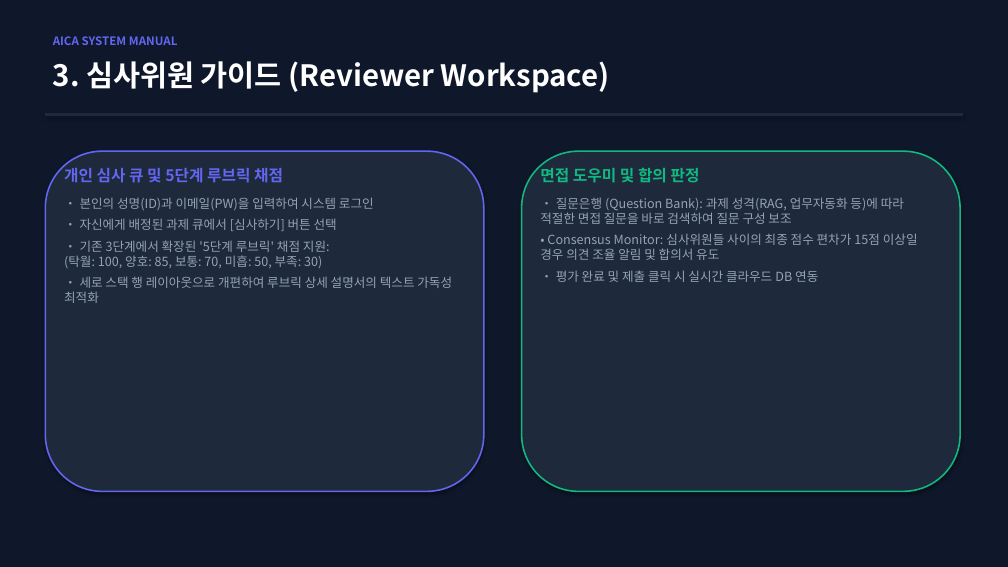
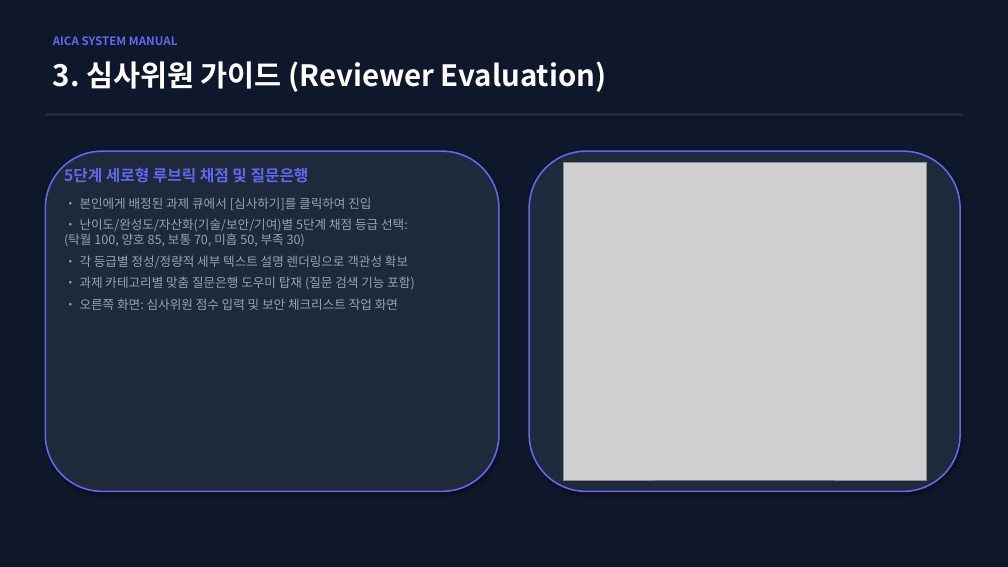
Before and after one commit to teckyun73/AICA_COMPETENCY, a slide deck: slide 4 of AICA_System_User_Manual.pptx. Drawn at 1008x567 pixels with LibreOffice and Linux fonts; fonts in the diff are those of the drawing; grey boxes stand for pictures. Boxes give left, top, right and bottom in pixels: in the first picture for what was removed or moved away, otherwise in the second. Text is boxed around its words. In the diff, an @@ line names an element or a change of style, - is before the commit and + after.

Commit message:
docs: updating AICA User Manual PPTX to include actual app screenshots in a 2-column layout

```diff
--- a/AICA_System_User_Manual.pptx
+++ b/AICA_System_User_Manual.pptx
@@ text at <box>53,61,607,92</box>: text changed @@
-3. 심사위원 가이드 (Reviewer Workspace)
+3. 심사위원 가이드 (Reviewer Evaluation)
@@ rounded rectangle: place and size @@
-rounded rectangle at <box>45,151,484,492</box>
+rounded rectangle at <box>45,151,499,492</box>
@@ text at <box>64,166,415,310</box>: text changed @@
-개인 심사 큐 및 5단계 루브릭 채점
-• 본인의 성명(ID)과 이메일(PW)을 입력하여 시스템 로그인
-• 자신에게 배정된 과제 큐에서 [심사하기] 버튼 선택
-• 기존 3단계에서 확장된 '5단계 루브릭' 채점 지원:
-(탁월: 100, 양호: 85, 보통: 70, 미흡: 50, 부족: 30)
-• 세로 스택 행 레이아웃으로 개편하여 루브릭 상세 설명서의 텍스트 가독성 최적화
+5단계 세로형 루브릭 채점 및 질문은행
+• 본인에게 배정된 과제 큐에서 [심사하기]를 클릭하여 진입
+• 난이도/완성도/자산화(기술/보안/기여)별 5단계 채점 등급 선택:
+(탁월 100, 양호 85, 보통 70, 미흡 50, 부족 30)
+• 각 등급별 정성/정량적 세부 텍스트 설명 렌더링으로 객관성 확보
+• 과제 카테고리별 맞춤 질문은행 도우미 탑재 (질문 검색 기능 포함)
+• 오른쪽 화면: 심사위원 점수 입력 및 보안 체크리스트 작업 화면
@@ rounded rectangle: place and size @@
-rounded rectangle at <box>522,151,960,492</box>
+rounded rectangle at <box>529,151,960,492</box>
@@ rounded rectangle at <box>529,151,960,492</box>: outline #10B981 1.5 pt to #6366F1 1.5 pt @@
@@ text removed at <box>540,166,918,282</box> @@
-면접 도우미 및 합의 판정
-• 질문은행 (Question Bank): 과제 성격(RAG, 업무자동화 등)에 따라 적절한 면접 질문을 바로 검색하여 질문 구성 보조
-• Consensus Monitor: 심사위원들 사이의 최종 점수 편차가 15점 이상일 경우 의견 조율 알림 및 합의서 유도
-• 평가 완료 및 제출 클릭 시 실시간 클라우드 DB 연동
@@ picture added at <box>563,163,926,480</box> @@
```
Also in this commit, not shown: 5 other slides changed.
